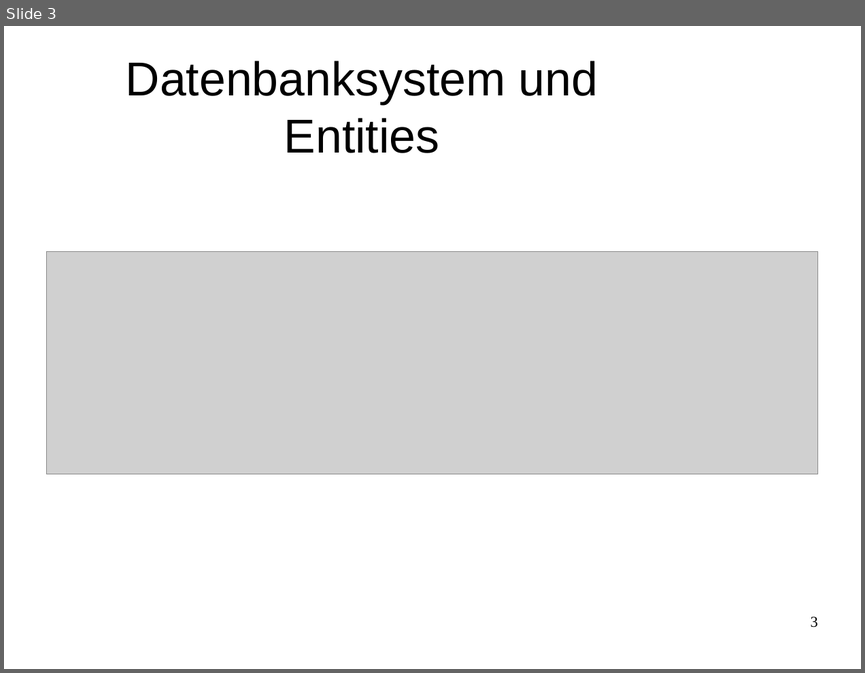
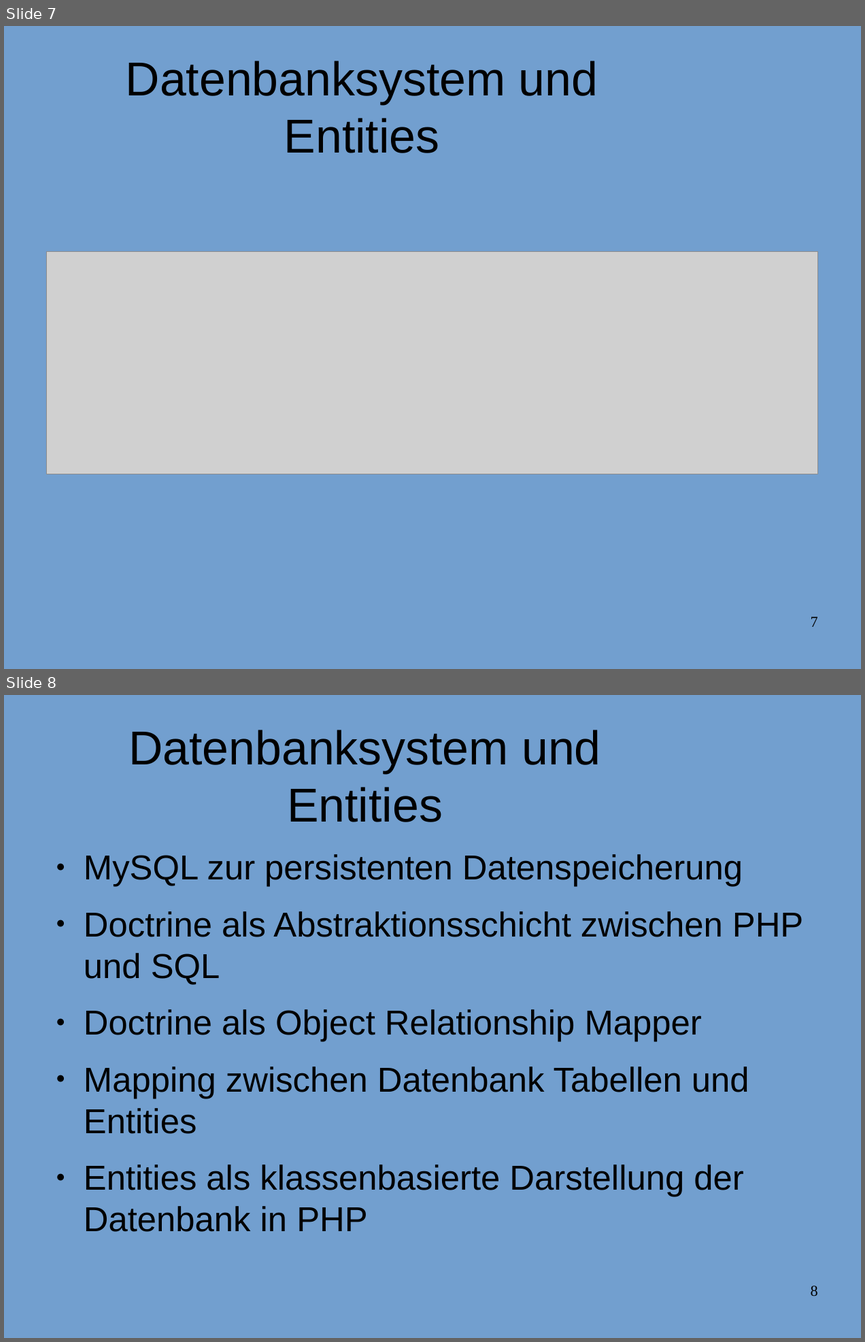
Before and after one commit to JackWolfskind/Tannte-Emma, a slide deck: doc/Präsentation/Präsentation.odp. Shown one above the other, each under a label of ours: slide 3 before the commit, slides 7 and 8 after it. The pictures are 865x673 and 865x1342 pixels, drawn with LibreOffice and Linux fonts; fonts in the diff are those of the drawing; grey boxes stand for pictures; background and template pictures are left out. Boxes give left, top, right and bottom in pixels: in the first picture for what was removed or moved away, otherwise in the second. Text is boxed around its words. In the diff, an @@ line names an element or a change of style, - is before the commit and + after.

Commit message:
edited presentation

```diff
--- a/doc/Präsentation/Präsentation.odp
+++ b/doc/Präsentation/Präsentation.odp
@@ slide 8 added at [4,695,861,1338], background #729FCF @@
@@ title added at [128,730,600,822], 44 pt, text #000000 @@
+Datenbanksystem und Entities
@@ text added at [84,854,803,1232], 32 pt, text #000000 @@
+● MySQL zur persistenten Datenspeicherung
+● Doctrine als Abstraktionsschicht zwischen PHP und SQL
+● Doctrine als Object Relationship Mapper
+● Mapping zwischen Datenbank Tabellen und Entities
+● Entities als klassenbasierte Darstellung der Datenbank in PHP
@@ page number added at [810,1285,818,1295], 14 pt, text #000000 @@
+8
@@ what was slide 3 is now slide 7 @@
@@ slide 7 changed as well @@
@@ background #FFFFFF to #729FCF @@
@@ page number at [810,616,818,626]: text changed @@
-3
+7
```
Also in this commit, not shown: 3 other slides changed, 7 other slides added, 5 other files.
